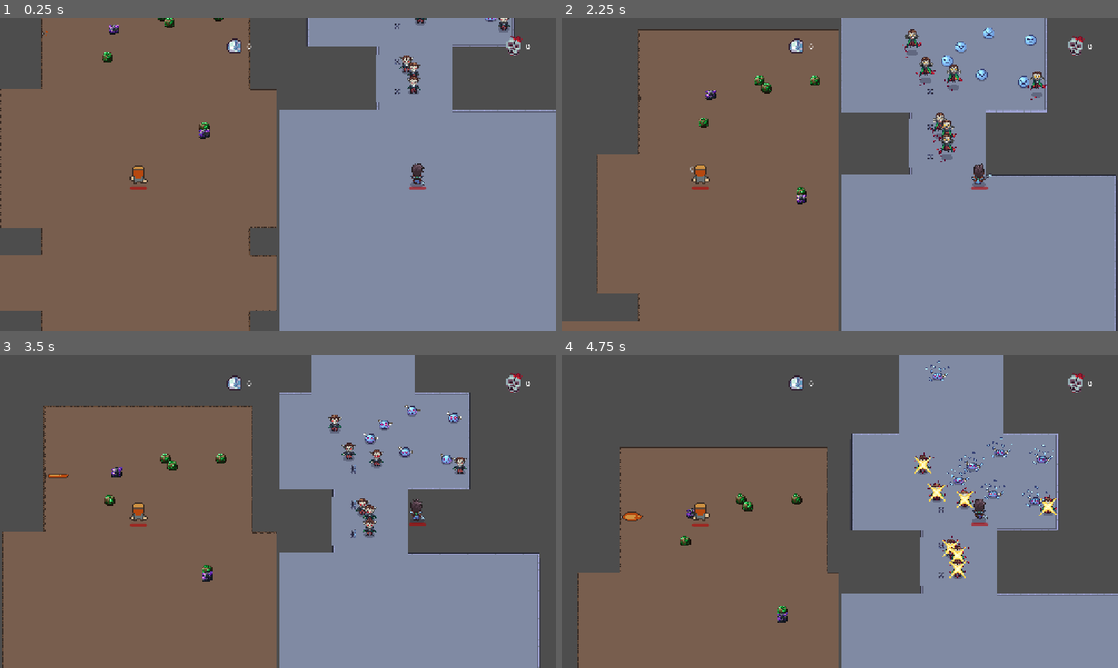
Above: before the commit, frames 1-4 (two rows, left to right).
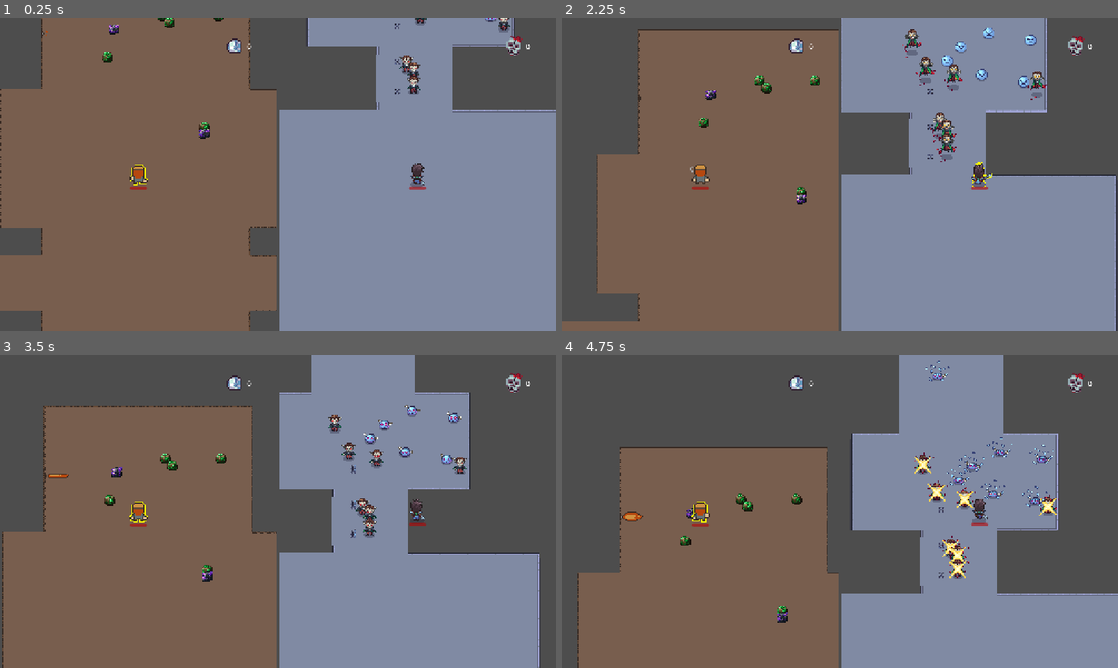
Above: after the commit, the same moments.

Repository: TomasDuggan/tp-1-2d-game-imagecampus
Game: Godot game, scene res://scenes/main.tscn
The game is run twice, just before and just after one commit, with the same random seed, the same clock (stepped at 60 frames per second) and the same inputs.
Inputs:
- Up to frame 1 (0.25 s): no input
- Up to frame 2 (2.25 s): tap Enter at 0.5 s; hold D (move_right) 0.53-1.28 s; hold Space (swap_hero) 0.53-1.28 s; hold A (move_left) 1.28-2.03 s; tap Space (swap_hero) at 1.35 s; hold D (move_right) from 2.03 s (still down); hold Space (swap_hero) from 2.03 s (still down)
- Up to frame 3 (3.5 s): keep holding D (move_right); release Space (swap_hero) at 2.78 s; tap Space (swap_hero) at 2.85 s
- Up to frame 4 (4.75 s): release D (move_right) at 3.53 s; hold Space (swap_hero) 3.53-4.28 s; hold A (move_left) from 3.53 s (still down); tap Space (swap_hero) at 4.35 s

The runs differ from the first frame. In frame 1, less than 0.1% of the frame differs, in the area x 23-27%, y 46-54%; in frame 2, less than 0.1%; in frame 3, less than 0.1%; in frame 4, less than 0.1%.

Commit message:
Feature: outline shader para heroe seleccionado

Diff:
--- a/godot/scenes/level/world/world.tscn
+++ b/godot/scenes/level/world/world.tscn
@@ -11,10 +11,16 @@
 [ext_resource type="Script" uid="uid://dx2akoth87pp5" path="res://scripts/world/hero/hero_animation.gd" id="6_dlabj"]
 [ext_resource type="Script" uid="uid://q7wfpo84ki2p" path="res://scripts/world/camera_follower.gd" id="7_7pqs6"]
 [ext_resource type="PackedScene" uid="uid://bq2pr30406woi" path="res://scenes/damage/hitbox.tscn" id="7_srmg5"]
+[ext_resource type="Shader" uid="uid://covb8rlea7srk" path="res://shaders/outline.gdshader" id="9_dw3eh"]
 [ext_resource type="PackedScene" uid="uid://bhr40240oq8fk" path="res://scenes/damage/hurtbox.tscn" id="11_5qq27"]
 [ext_resource type="Script" uid="uid://ckuseg7s3ctj5" path="res://scripts/ui/score/score_ui.gd" id="12_6x50t"]
 [ext_resource type="Script" uid="uid://br3sm0otg10yf" path="res://scripts/world/y_hero_death_area.gd" id="13_75ogk"]
 [ext_resource type="Texture2D" uid="uid://bm8eqm7pjupgf" path="res://art/icons/diamond.png" id="15_75ogk"]
+
+[sub_resource type="ShaderMaterial" id="ShaderMaterial_dw3eh"]
+shader = ExtResource("9_dw3eh")
+shader_parameter/line_color = Color(1, 1, 0, 1)
+shader_parameter/line_thickness = 0.800000038
 
 [sub_resource type="CapsuleShape2D" id="CapsuleShape2D_dlabj"]
 radius = 9.0
@@ -72,11 +78,15 @@
 "values": [Color(1, 0, 0, 1), Color(1, 1, 1, 1)]
 }
 
+[sub_resource type="Animation" id="Animation_l4vy6"]
+resource_name = "walk_up"
+
 [sub_resource type="AnimationLibrary" id="AnimationLibrary_vqxkp"]
 _data = {
 &"RESET": SubResource("Animation_dw3eh"),
 &"heal": SubResource("Animation_vqxkp"),
-&"hit": SubResource("Animation_75ogk")
+&"hit": SubResource("Animation_75ogk"),
+&"walk_up": SubResource("Animation_l4vy6")
 }
 
 [sub_resource type="WorldBoundaryShape2D" id="WorldBoundaryShape2D_n47ow"]
@@ -130,6 +140,7 @@
 sprite_frames = ExtResource("5_5qq27")
 animation = &"walk_up"
 script = ExtResource("6_dlabj")
+_outline_material = SubResource("ShaderMaterial_dw3eh")
 
 [node name="PhysicsCollisionShape" type="CollisionShape2D" parent="Hero"]
 position = Vector2(0, 7)
--- a/godot/scripts/world/hero/hero.gd
+++ b/godot/scripts/world/hero/hero.gd
@@ -23,7 +23,7 @@
 	_config = config
 
 	_is_selected = config.start_selected
-
+	_animation.toggle_selected(_is_selected)
 	set_process(_is_selected)
 
 	_initialize_hitbox(world_type)
@@ -64,6 +64,7 @@
 func _toggle_selected() -> void:
 	_is_selected = !_is_selected
 
+	_animation.toggle_selected(_is_selected)
 	set_process(_is_selected)
 
 	if !_is_selected:
--- a/godot/scripts/world/hero/hero_animation.gd
+++ b/godot/scripts/world/hero/hero_animation.gd
@@ -1,8 +1,13 @@
 extends AnimatedSprite2D
 class_name HeroAnimation
 
+@export var _outline_material: ShaderMaterial
+var _default_material: Material
+
 
 func _ready():
+	_default_material = material
+
 	animation_finished.connect(_on_animation_finished)
 	play("walk_up")
 
@@ -16,7 +21,8 @@
 	if animation == "attack_up":
 		play("walk_up")
 
-
+func toggle_selected(is_selected: bool) -> void:
+	material = _outline_material if is_selected else _default_material
 
 
 
--- /dev/null
+++ b/godot/shaders/outline.gdshader
@@ -0,0 +1,31 @@
+// Agrega Outline a un sprite
+// IMPORTANTE: este codigo no es mio, lo encontre en "https://github.com/gdquest-demos/godot-shaders"
+// 	y luego lo pase por una IA para fixear algunos aspectos
+
+shader_type canvas_item;
+
+uniform vec4 line_color : source_color = vec4(1, 1, 1, 1);
+uniform float line_thickness : hint_range(0, 10) = 1.0;
+
+const vec2 OFFSETS[8] = vec2[](
+    vec2(-1, -1), vec2(-1, 0), vec2(-1, 1),
+    vec2(0, -1),               vec2(0, 1),
+    vec2(1, -1), vec2(1, 0), vec2(1, 1)
+);
+
+void fragment() {
+    vec4 sprite_color = COLOR; // modulate aplicado
+    float is_border = 0.0;
+
+    if (sprite_color.a < 0.001) {
+        vec2 step = TEXTURE_PIXEL_SIZE * line_thickness / 2.0;
+        for (int i = 0; i < OFFSETS.length(); i++) {
+            if (texture(TEXTURE, UV + step * OFFSETS[i]).a > 0.0) {
+                is_border = 1.0;
+                break;
+            }
+        }
+    }
+
+    COLOR = (is_border > 0.0) ? vec4(line_color.rgb, 1.0) : sprite_color;
+}
Not shown: 1 places in godot/scenes/level/world/world.tscn that only renumber resources
Not shown, added: godot/shaders/outline.gdshader.uid
